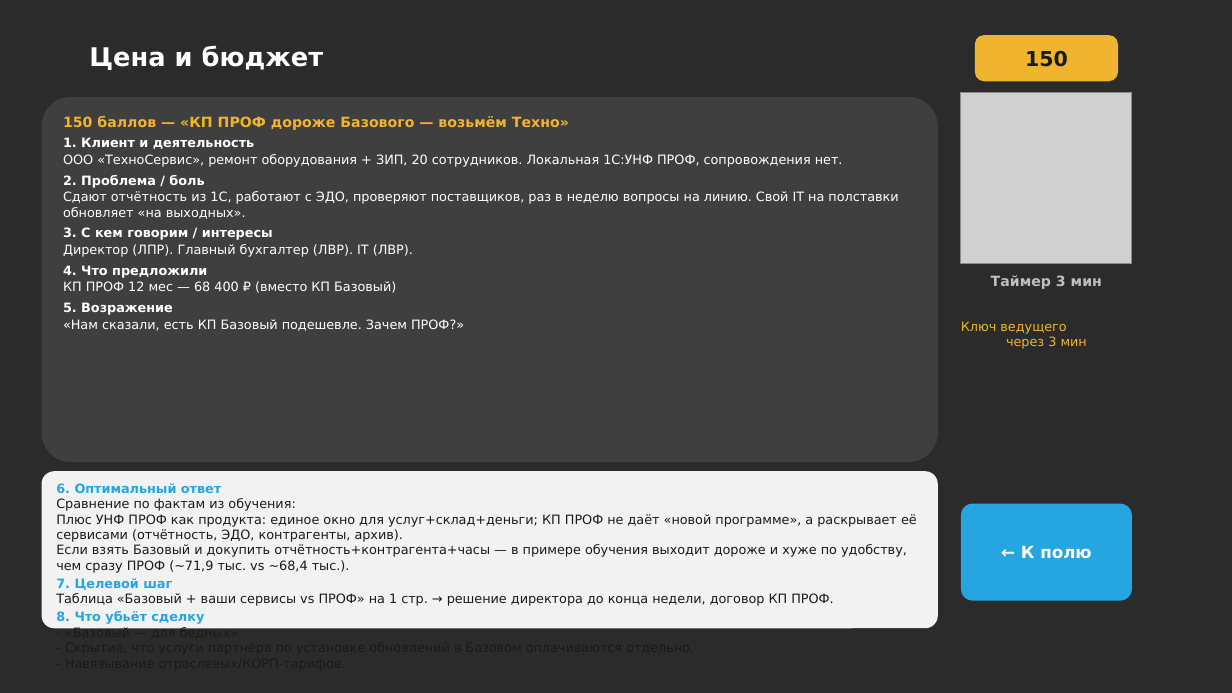
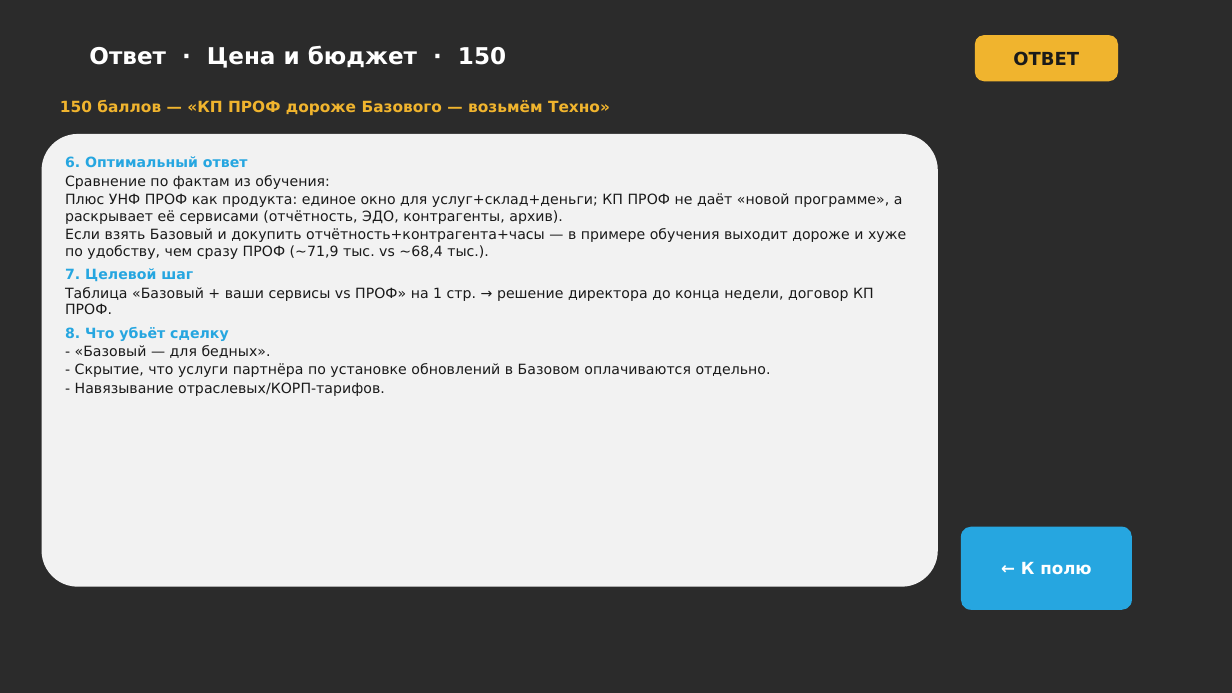
Before and after one commit to daaanilNikonov/for-lisa, a slide deck: slide 10 of presentation/quiz/Своя_игра_Отработка_возражений.pptx (slide 6 before the commit). Drawn at 1232x693 pixels with LibreOffice and Linux fonts; fonts in the diff are those of the drawing; grey boxes stand for pictures; background and template pictures are left out; a plain dark background stands for a picture behind light text. Boxes give left, top, right and bottom in pixels: in the first picture for what was removed or moved away, otherwise in the second. Text is boxed around its words. In the diff, an @@ line names an element or a change of style, - is before the commit and + after.

```diff
--- a/presentation/quiz/Своя_игра_Отработка_возражений.pptx
+++ b/presentation/quiz/Своя_игра_Отработка_возражений.pptx
@@ title at [89, 45, 506, 68]: text changed; size 20 to 18 pt @@
-Цена и бюджет
+Ответ · Цена и бюджет · 150
@@ text in rounded rectangle at [1013, 51, 1079, 66]: text changed; size 16 to 14 pt @@
-150
+ОТВЕТ
@@ rounded rectangle removed at [42, 97, 938, 462] @@
-150 баллов — «КП ПРОФ дороже Базового — возьмём Техно»
-1. Клиент и деятельность
-ООО «ТехноСервис», ремонт оборудования + ЗИП, 20 сотрудников. Локальная 1С:УНФ ПРОФ, сопровождения нет.
-2. Проблема / боль
-Сдают отчётность из 1С, работают с ЭДО, проверяют поставщиков, раз в неделю вопросы на линию. Свой IT на полставки обновляет «на выходных».
-3. С кем говорим / интересы
-Директор (ЛПР). Главный бухгалтер (ЛВР). IT (ЛВР).
-4. Что предложили
-КП ПРОФ 12 мес — 68 400 ₽ (вместо КП Базовый)
-5. Возражение
-«Нам сказали, есть КП Базовый подешевле. Зачем ПРОФ?»
@@ text added at [60, 100, 610, 115], 12 pt, text #F0B42E, bold @@
+150 баллов — «КП ПРОФ дороже Базового — возьмём Техно»
@@ picture removed at [961, 92, 1132, 263] @@
@@ rounded rectangle "6. Оптимальный ответ": place and size @@
-rounded rectangle "6. Оптимальный ответ" at [42, 471, 938, 628]
+rounded rectangle "6. Оптимальный ответ" at [42, 134, 938, 587]
@@ rounded rectangle "6. Оптимальный ответ" at [42, 134, 938, 587]: size 10 to 11 pt; more space between paragraphs @@
@@ text removed at [991, 275, 1102, 289] @@
-Таймер 3 мин
@@ text removed at [961, 321, 1087, 349] @@
-Ключ ведущего
-через 3 мин
@@ rounded rectangle "← К полю": place and size @@
-rounded rectangle "← К полю" at [961, 504, 1132, 601]
+rounded rectangle "← К полю" at [961, 527, 1132, 610]
```
Also in this commit, not shown: 19 other slides changed, 20 slides added, 2 other files.
